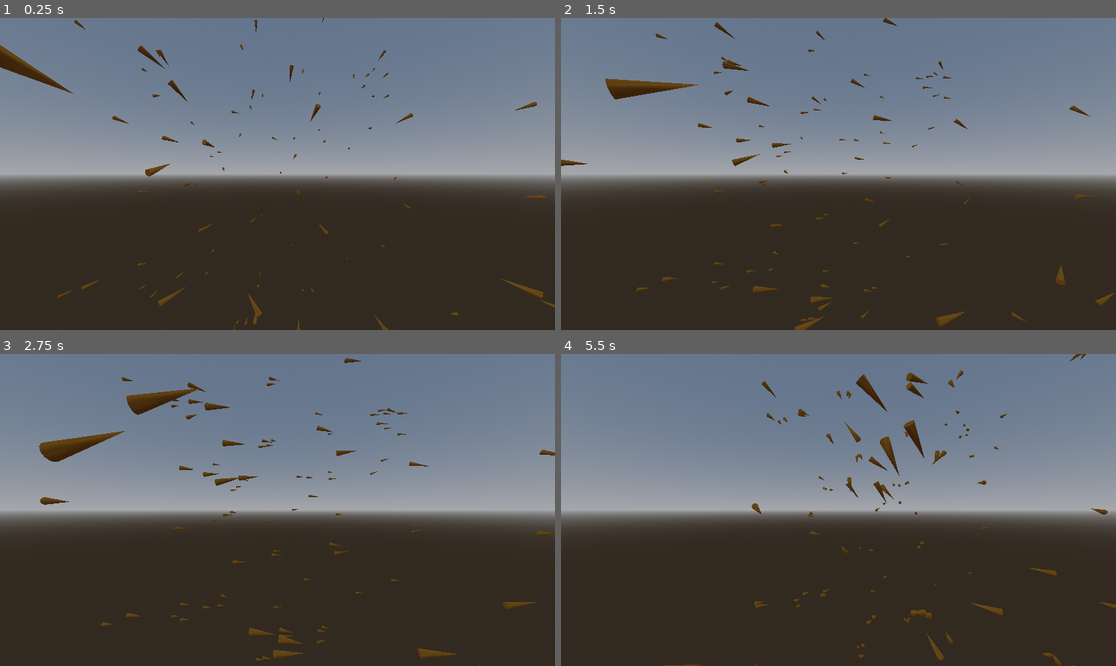
Above: before the commit, frames 1-4 (two rows, left to right).
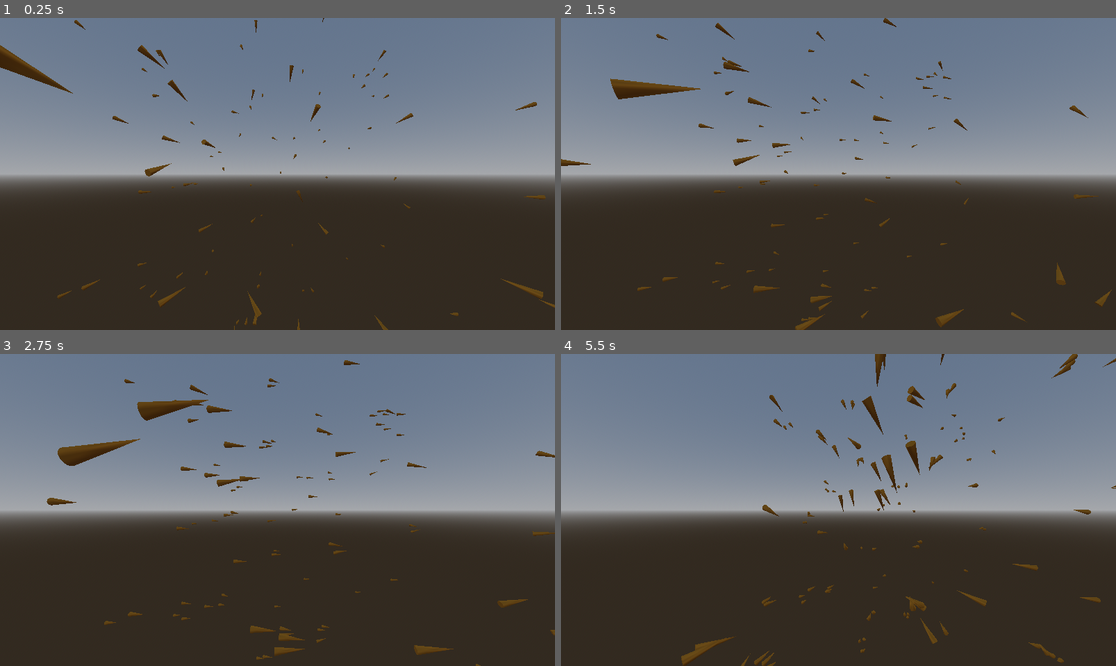
Above: after the commit, the same moments.

Repository: exocetfalling/ExoBoids
Game: Godot game, scene res://scenes/test_scene.tscn
The game is run twice, just before and just after one commit, with the same random seed, the same clock (stepped at 60 frames per second) and the same inputs.
Inputs:
- Up to frame 1 (0.25 s): no input
- Up to frame 2 (1.5 s): hold Right (ui_right) 0.53-1.28 s; hold Down (ui_down) from 1.28 s (still down)
- Up to frame 3 (2.75 s): release Down (ui_down) at 2.03 s; hold Right (ui_right) from 2.03 s (still down)
- Up to frame 4 (5.5 s): release Right (ui_right) at 2.78 s; hold Up (ui_up) 2.78-3.53 s; hold Left (ui_left) 3.53-5.03 s; hold Down (ui_down) from 5.03 s (still down)

The runs differ from the first frame. In frame 1, less than 0.1% of the frame differs, in the area x 0-83%, y 8-100%; in frame 2, 0.7%; in frame 3, 3.1%; in frame 4, 3.4%, in the area x 18-100%, y 0-100%.

Commit message:
Adjust stationkeeping

Diff:
--- a/entities/boid/boid.tscn
+++ b/entities/boid/boid.tscn
@@ -16,7 +16,7 @@
 
 [node name="Boid" type="CharacterBody3D"]
 script = ExtResource("1")
-COEFF_STATION = -0.012
+COEFF_STATION = -0.015
 
 [node name="CollisionShape3D" type="CollisionShape3D" parent="."]
 shape = SubResource("1")
